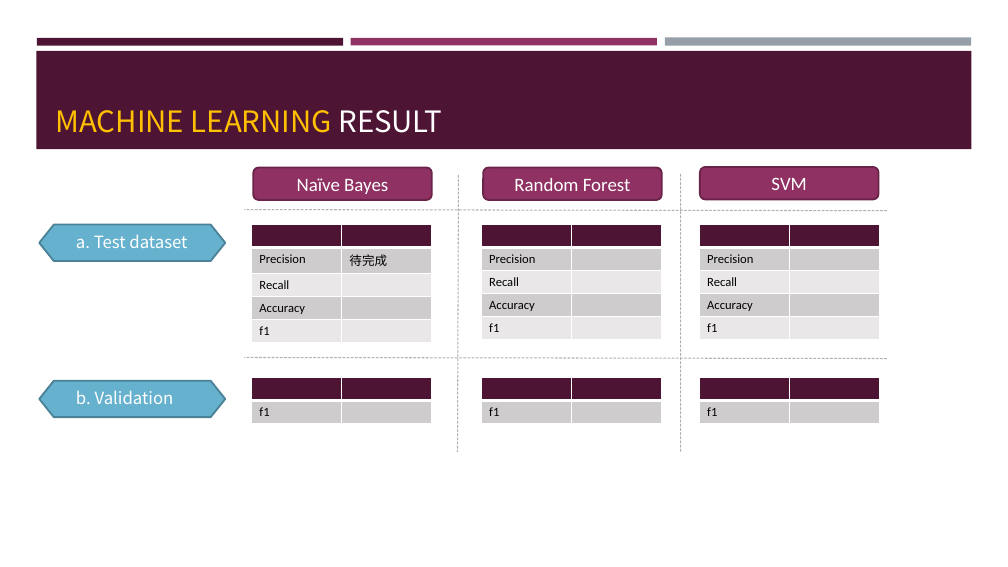
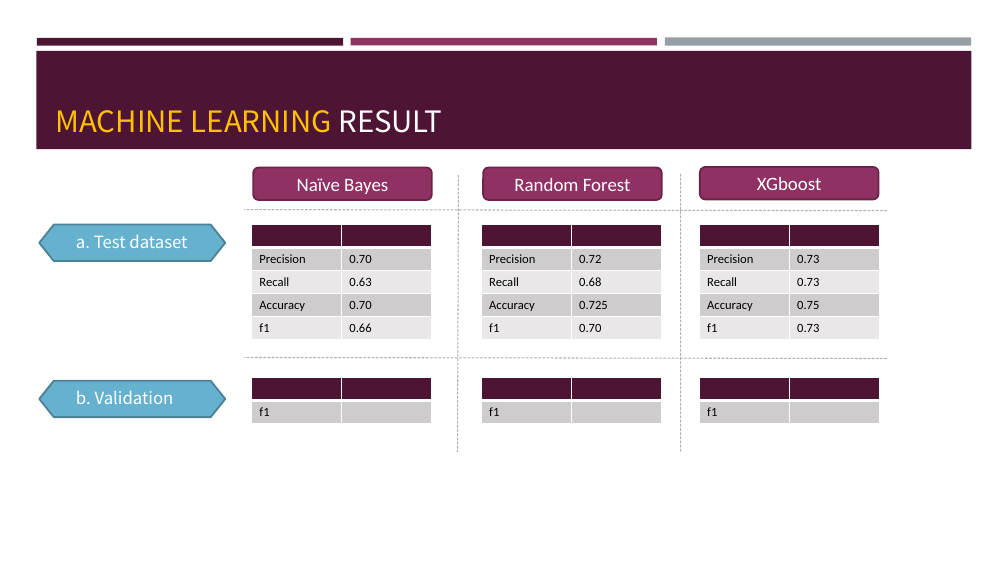
Before and after one commit to frankye1000/NYCU-DigitalMedicine, a slide deck: slide 15 of Case_Presentation_1/ppt/case1.pptx (slide 14 before the commit). Drawn at 1008x567 pixels with LibreOffice and Linux fonts; fonts in the diff are those of the drawing. Boxes give left, top, right and bottom in pixels: in the first picture for what was removed or moved away, otherwise in the second. Text is boxed around its words. In the diff, an @@ line names an element or a change of style, - is before the commit and + after.

Commit message:
add ppt progress to 80%

```diff
--- a/Case_Presentation_1/ppt/case1.pptx
+++ b/Case_Presentation_1/ppt/case1.pptx
@@ text in rounded rectangle at [757, 177, 821, 190]: text changed @@
-SVM
+XGboost
@@ table at [252, 225, 432, 338] @@
-row 2, column 2: 待完成
+row 2, column 2: 0.70
-row 3, column 2: 
+row 3, column 2: 0.63
-row 4, column 2: 
+row 4, column 2: 0.70
-row 5, column 2: 
+row 5, column 2: 0.66
@@ table at [482, 225, 662, 338] @@
-row 2, column 2: 
+row 2, column 2: 0.72
-row 3, column 2: 
+row 3, column 2: 0.68
-row 4, column 2: 
+row 4, column 2: 0.725
-row 5, column 2: 
+row 5, column 2: 0.70
@@ table at [700, 225, 880, 338] @@
-row 2, column 2: 
+row 2, column 2: 0.73
-row 3, column 2: 
+row 3, column 2: 0.73
-row 4, column 2: 
+row 4, column 2: 0.75
-row 5, column 2: 
+row 5, column 2: 0.73
```
Also in this commit, not shown: 4 other slides changed, 3 slides added, 1 slide removed, 3 other files.
